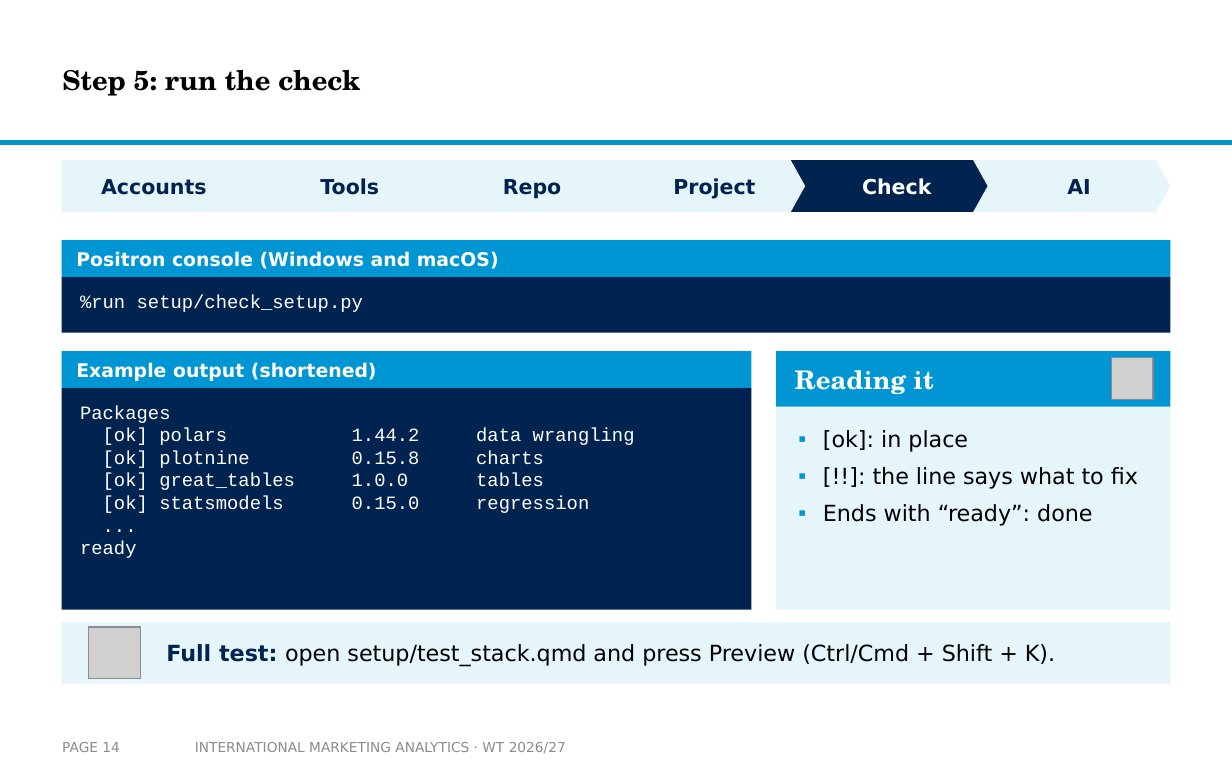
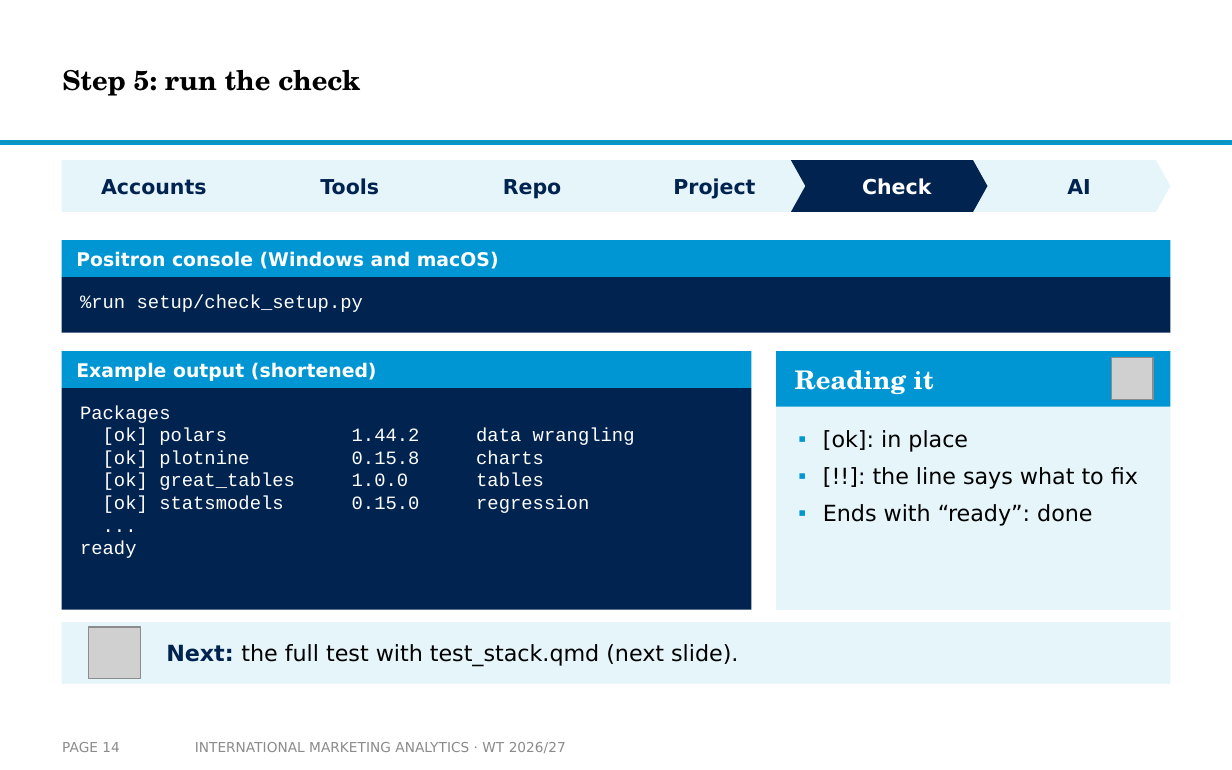
Before and after one commit to arnefloh-wu/International-Marketing-Analytics, a slide deck: slide 14 of slides/01a_setup-and-registration_WT26-27.pptx. Drawn at 1232x770 pixels with LibreOffice and Linux fonts; fonts in the diff are those of the drawing; grey boxes stand for pictures; background and template pictures are left out. Boxes give left, top, right and bottom in pixels: in the first picture for what was removed or moved away, otherwise in the second. Text is boxed around its words. In the diff, an @@ line names an element or a change of style, - is before the commit and + after.

```diff
--- a/slides/01a_setup-and-registration_WT26-27.pptx
+++ b/slides/01a_setup-and-registration_WT26-27.pptx
@@ text at (x1=166, y1=644, x2=738, y2=667): text changed @@
-Full test: open setup/test_stack.qmd and press Preview (Ctrl/Cmd + Shift + K).
+Next: the full test with test_stack.qmd (next slide).
```
Also in this commit, not shown: 6 other slides changed, 9 slides added, 1 slide removed, 12 other files.
